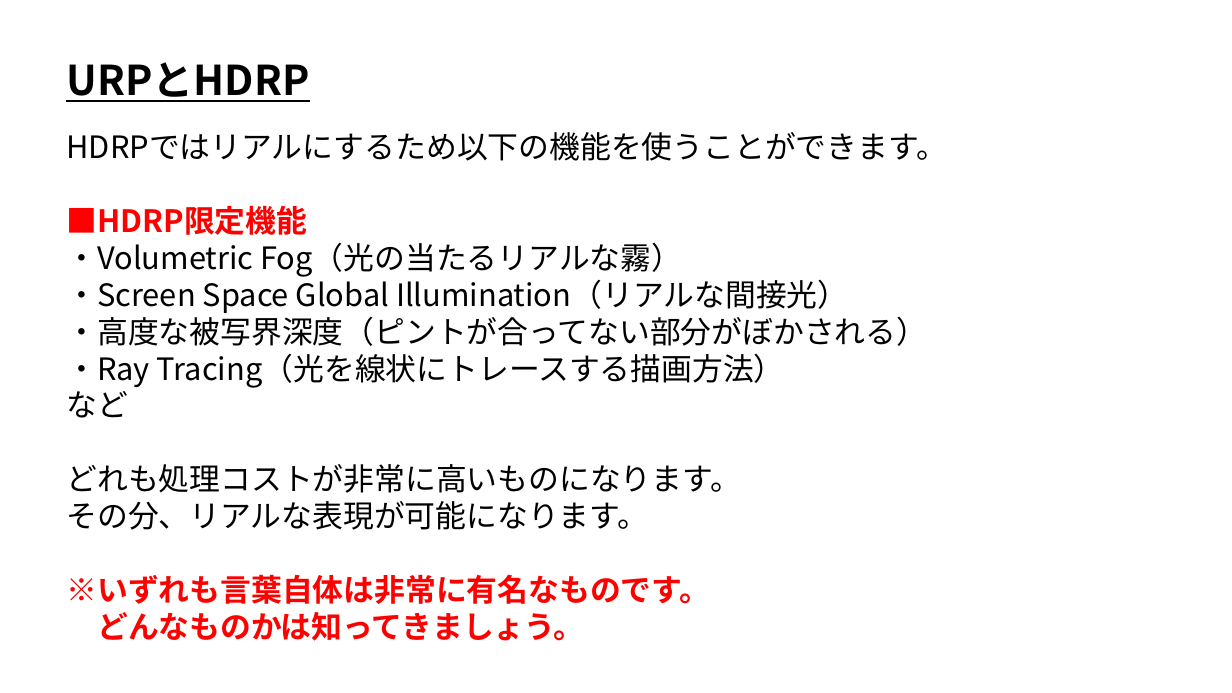
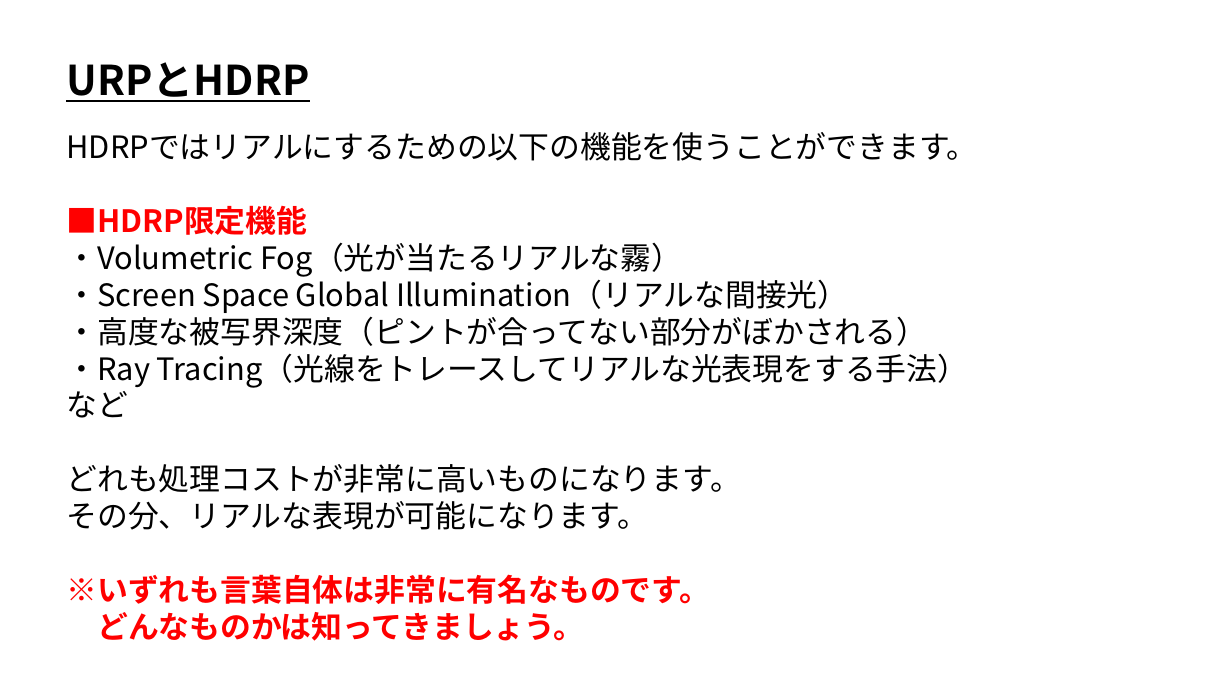
Before and after one commit to ArakiYusuke-Ohara/Textbook, a slide deck: slide 3 of ゲーム科2年/00_前期/ゲームエンジンⅢ/Unity_HDRP/00_URPとHDRP.pptx. Drawn at 1232x693 pixels with LibreOffice and Linux fonts; fonts in the diff are those of the drawing. Boxes give left, top, right and bottom in pixels: in the first picture for what was removed or moved away, otherwise in the second. Text is boxed around its words. In the diff, an @@ line names an element or a change of style, - is before the commit and + after.

Commit message:
レイトレまで作成

```diff
--- a/ゲーム科2年/00_前期/ゲームエンジンⅢ/Unity_HDRP/00_URPとHDRP.pptx
+++ b/ゲーム科2年/00_前期/ゲームエンジンⅢ/Unity_HDRP/00_URPとHDRP.pptx
@@ text at [66,132,977,161]: text changed @@
-HDRPではリアルにするため以下の機能を使うことができます。
+HDRPではリアルにするための以下の機能を使うことができます。
@@ text at [66,242,682,277]: text changed @@
-・Volumetric Fog（光の当たるリアルな霧）
+・Volumetric Fog（光が当たるリアルな霧）
@@ text at [66,353,968,388]: text changed @@
-・Ray Tracing（光を線状にトレースする描画方法）
+・Ray Tracing（光線をトレースしてリアルな光表現をする手法）
```
Also in this commit, not shown: 2 other slides changed, 2 other files.
